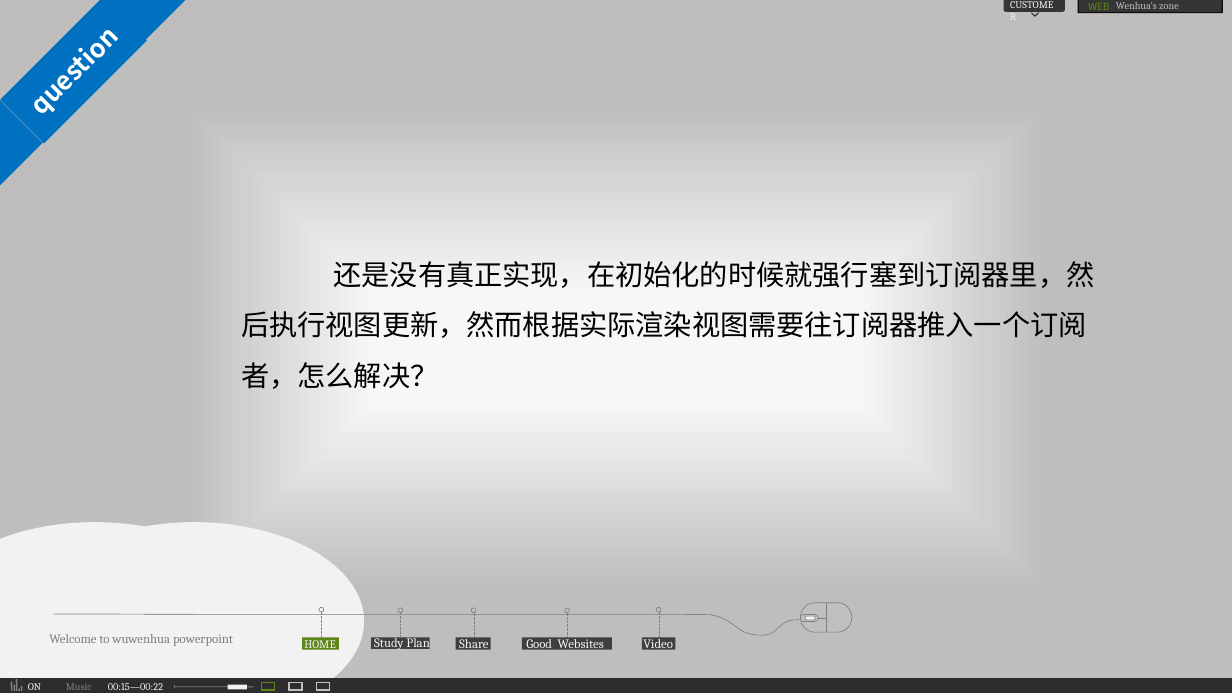
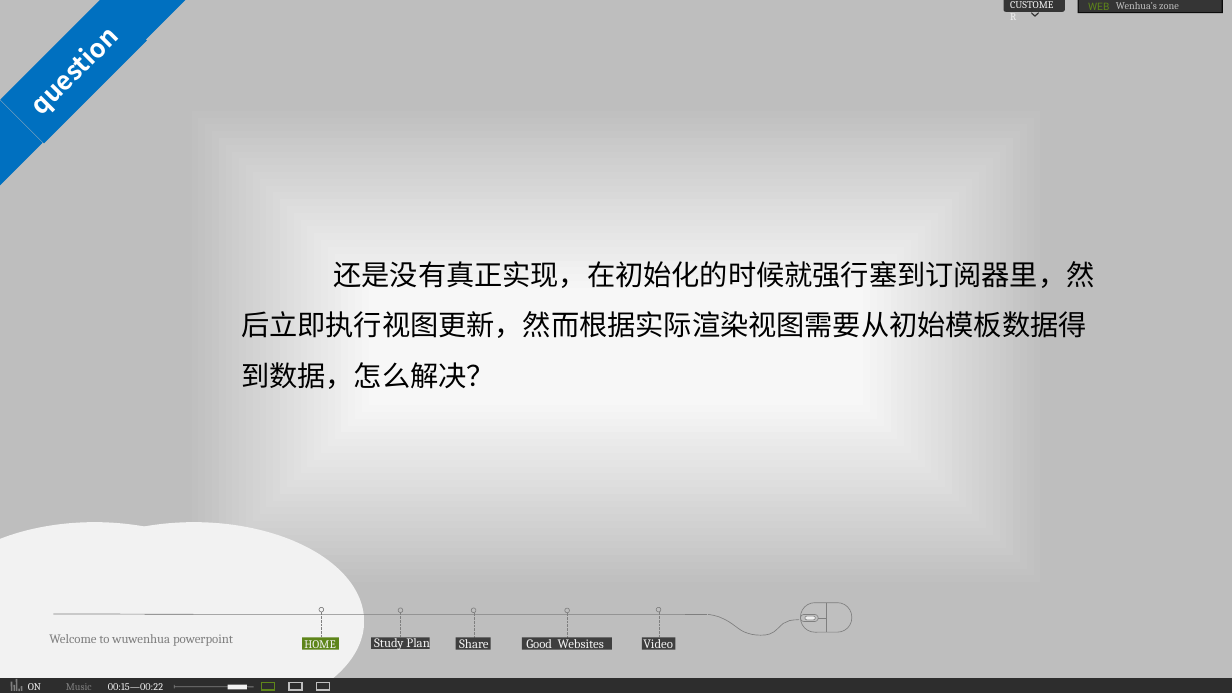
Before and after one commit to wuwhs/imitateVue, a slide deck: slide 10 of myvue/vue课件/vue数据驱动原理及简单实现.pptx. Drawn at 1232x693 pixels with LibreOffice and Linux fonts; fonts in the diff are those of the drawing. Boxes give left, top, right and bottom in pixels: in the first picture for what was removed or moved away, otherwise in the second. Text is boxed around its words. In the diff, an @@ line names an element or a change of style, - is before the commit and + after.

```diff
--- a/myvue/vue课件/vue数据驱动原理及简单实现.pptx
+++ b/myvue/vue课件/vue数据驱动原理及简单实现.pptx
@@ text at [241,256,1095,389]: text changed @@
-还是没有真正实现，在初始化的时候就强行塞到订阅器里，然后执行视图更新，然而根据实际渲染视图需要往订阅器推入一个订阅者，怎么解决？
+还是没有真正实现，在初始化的时候就强行塞到订阅器里，然后立即执行视图更新，然而根据实际渲染视图需要从初始模板数据得到数据，怎么解决？
```
Also in this commit, not shown: 2 other slides changed, 9 other files.
